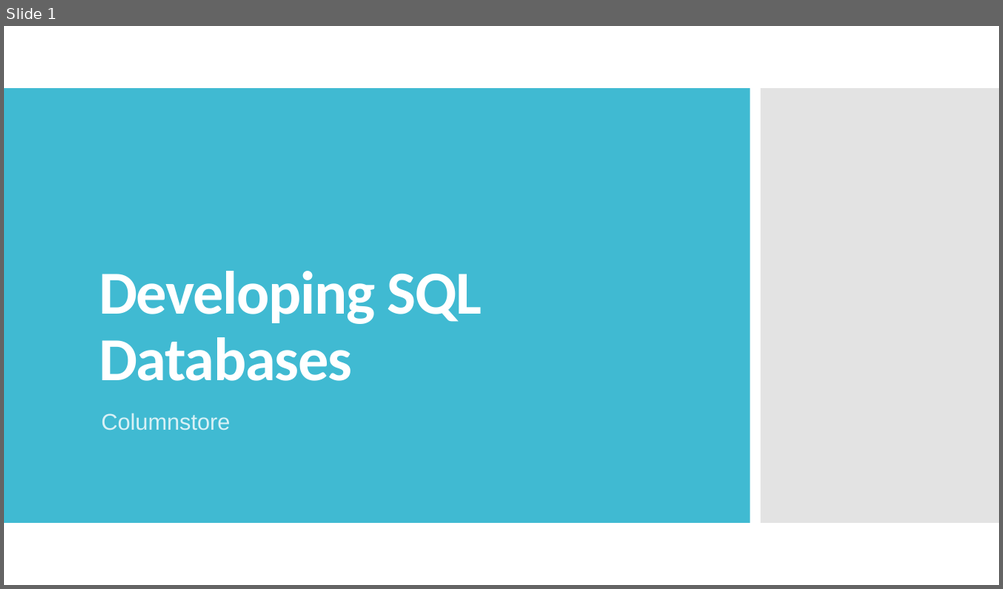
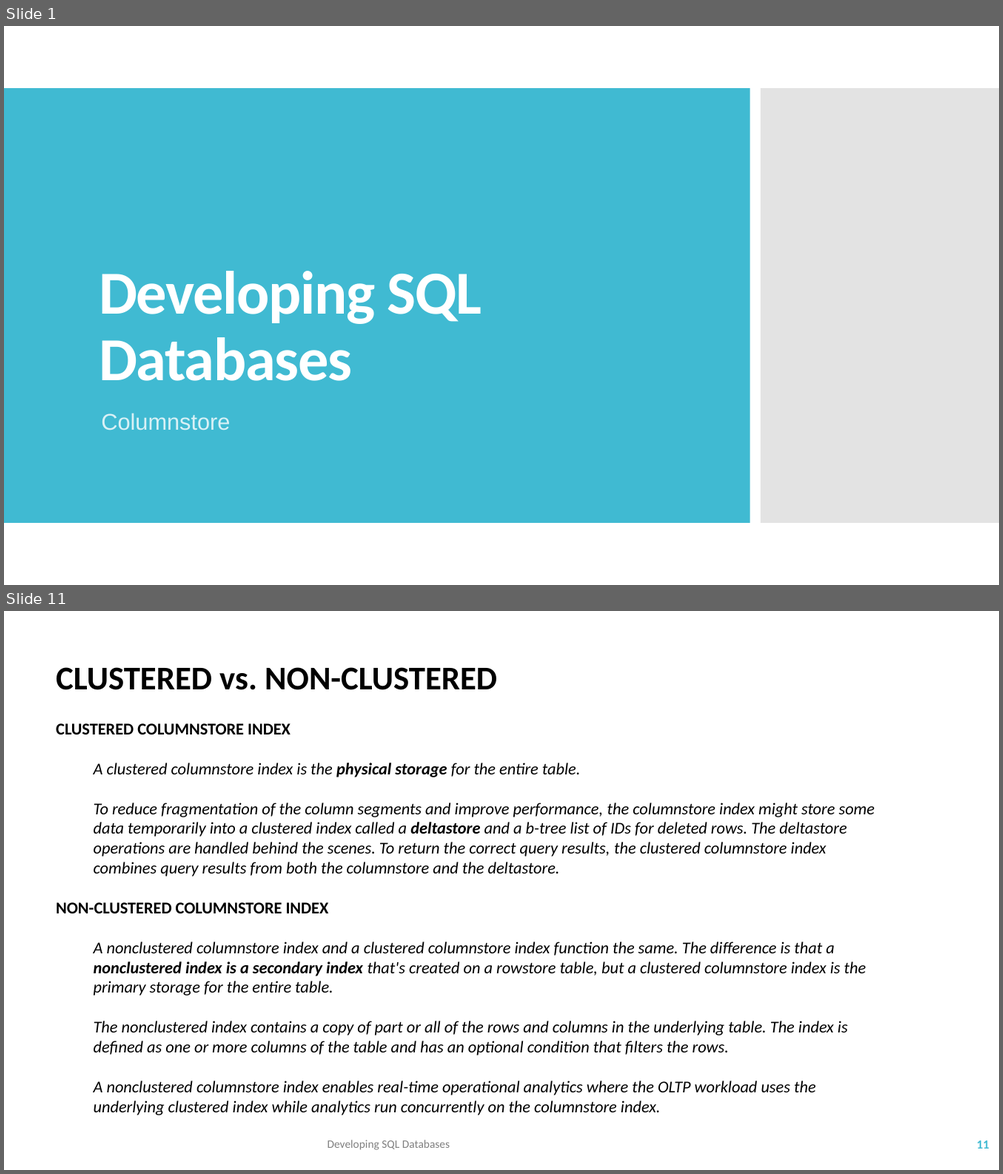
Before and after one commit to TKostyrka/70762DevSQLDB, a slide deck: DEVSQL_05_ColumnStoreIndex/DEVSQL_05_Columnstore.pptx. Shown one above the other, each under a label of ours: slide 1 before the commit, slides 1 and 11 after it; the slides between them are not shown. The pictures are 1003x589 and 1003x1174 pixels, drawn with LibreOffice and Linux fonts; fonts in the diff are those of the drawing. Boxes give left, top, right and bottom in pixels: in the first picture for what was removed or moved away, otherwise in the second. Text is boxed around its words. In the diff, an @@ line names an element or a change of style, - is before the commit and + after.

```diff
--- a/DEVSQL_05_ColumnStoreIndex/DEVSQL_05_Columnstore.pptx
+++ b/DEVSQL_05_ColumnStoreIndex/DEVSQL_05_Columnstore.pptx
@@ slide 11 added at <box>4,611,999,1170</box>, background #FFFFFF @@
@@ text added at <box>56,667,874,1116</box>, 16 pt, text #000000, italic @@
+CLUSTERED vs. NON-CLUSTERED
+CLUSTERED COLUMNSTORE INDEX
+  A clustered columnstore index is the physical storage for the entire table.
+  To reduce fragmentation of the column segments and improve performance, the columnstore index might store some data temporarily into a clustered index called a deltastore and a b-tree list of IDs for deleted rows. The deltastore operations are handled behind the scenes. To return the correct query results, the clustered columnstore index combines query results from both the columnstore and the deltastore.
+NON-CLUSTERED COLUMNSTORE INDEX
+  A nonclustered columnstore index and a clustered columnstore index function the same. The difference is that a nonclustered index is a secondary index that's created on a rowstore table, but a clustered columnstore index is the primary storage for the entire table.
+  The nonclustered index contains a copy of part or all of the rows and columns in the underlying table. The index is defined as one or more columns of the table and has an optional condition that filters the rows.
+  A nonclustered columnstore index enables real-time operational analytics where the OLTP workload uses the underlying clustered index while analytics run concurrently on the columnstore index.
@@ text added at <box>327,1140,449,1150</box>, 11 pt, text #808080 @@
+Developing SQL Databases
@@ page number added at <box>976,1141,989,1149</box>, 12 pt, text #40BAD2, bold @@
+11
```
Also in this commit, not shown: 8 slides changed, 2 other slides added, 1 slide removed, 12 other files.
